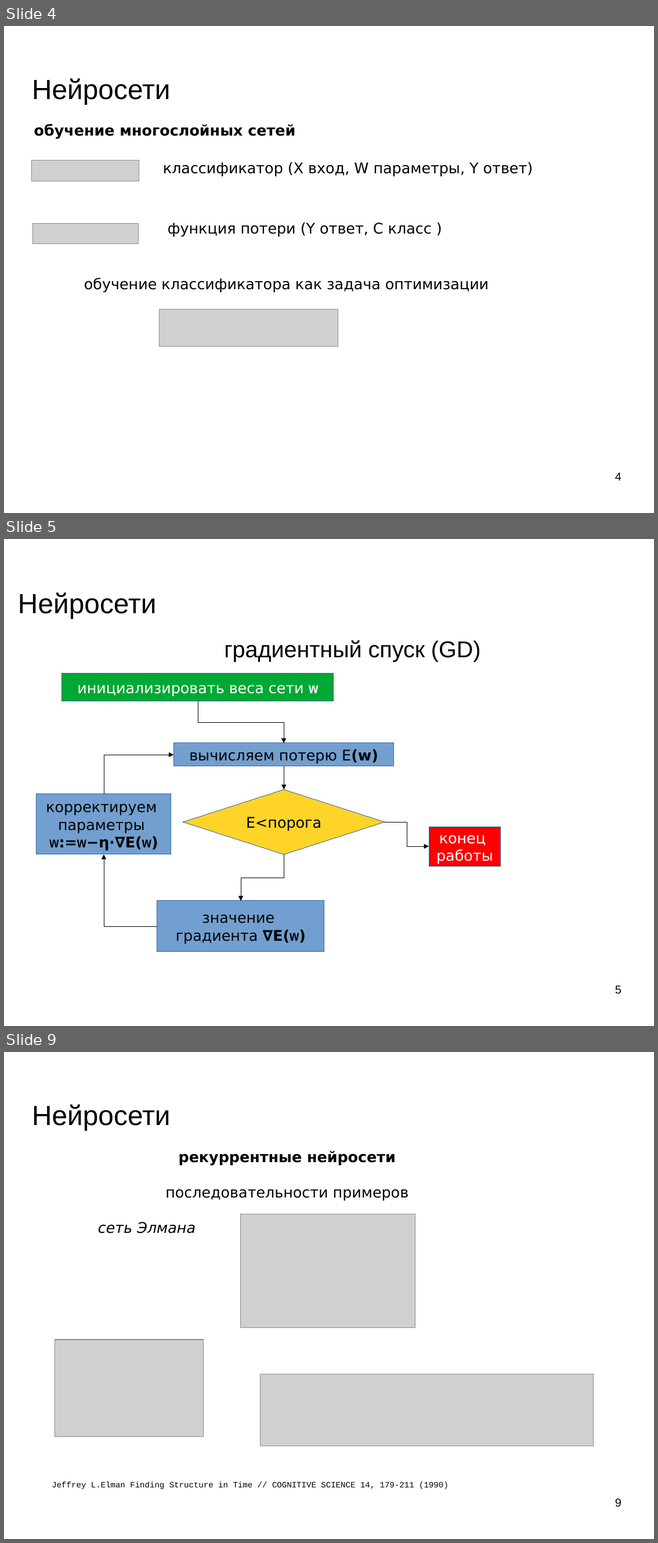
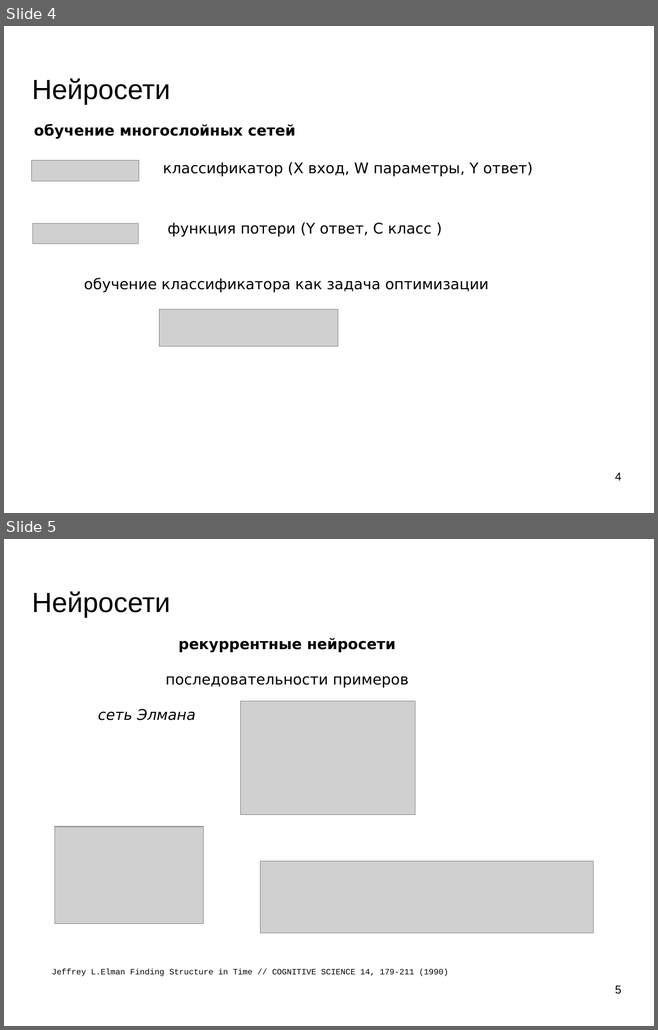
Before and after one commit to mechanoid5/ml_lectorium_legacy, a slide deck: 30-lstm.odp. Shown one above the other, each under a label of ours: slides 4, 5 and 9 before the commit, slides 4 and 5 after it; the slides between them are not shown. The pictures are 658x1543 and 658x1030 pixels, drawn with LibreOffice and Linux fonts; fonts in the diff are those of the drawing; grey boxes stand for pictures; background and template pictures are left out. Boxes give left, top, right and bottom in pixels: in the first picture for what was removed or moved away, otherwise in the second. Text is boxed around its words. In the diff, an @@ line names an element or a change of style, - is before the commit and + after.

```diff
--- a/30-lstm.odp
+++ b/30-lstm.odp
@@ slide 5 removed at box(4, 539, 654, 1026), background picture (left out) @@
@@ title removed at box(18, 592, 157, 618) @@
-Нейросети
@@ text removed at box(224, 640, 480, 662) @@
-градиентный спуск (GD)
@@ rectangle removed at box(62, 674, 333, 701) @@
-инициализировать веса сети w
@@ elbow arrow removed from (198, 702) to (284, 743) @@
@@ rectangle removed at box(174, 743, 394, 766) @@
-вычисляем потерю E(w)
@@ elbow arrow removed from (104, 794) to (174, 755) @@
@@ elbow arrow removed from (284, 766) to (284, 790) @@
@@ rectangle removed at box(36, 794, 171, 855) @@
-корректируем
-параметры
-w:=w−η⋅∇E(w)
@@ diamond removed at box(183, 790, 385, 855) @@
-E<порога
@@ elbow arrow removed from (385, 822) to (429, 847) @@
@@ rectangle removed at box(429, 827, 501, 866) @@
-конец
-работы
@@ elbow arrow removed from (157, 927) to (104, 855) @@
@@ elbow arrow removed from (284, 855) to (241, 901) @@
@@ rectangle removed at box(157, 901, 324, 952) @@
-значение
-градиента ∇E(w)
@@ page number removed at box(615, 986, 621, 994) @@
-5
@@ what was slide 9 is now slide 5 @@
@@ page number at box(615, 986, 621, 994): text changed @@
-9
+5
```
Also in this commit, not shown: 2 slides changed, 3 other slides removed, 4 other files.
